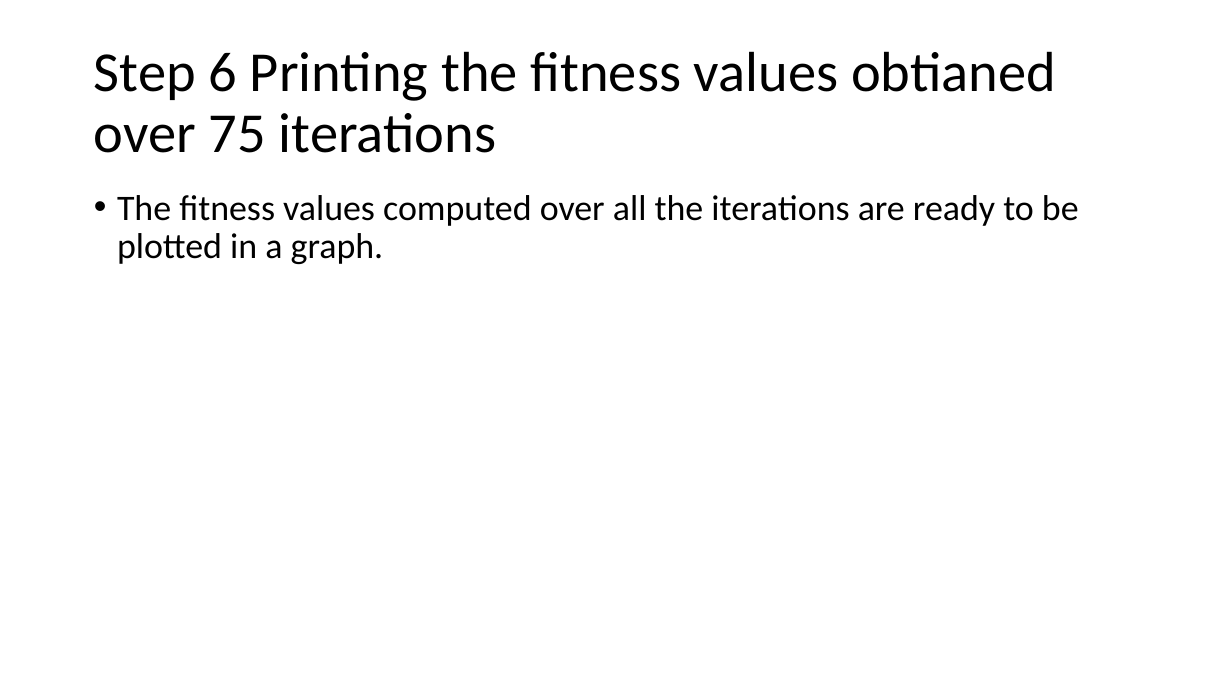
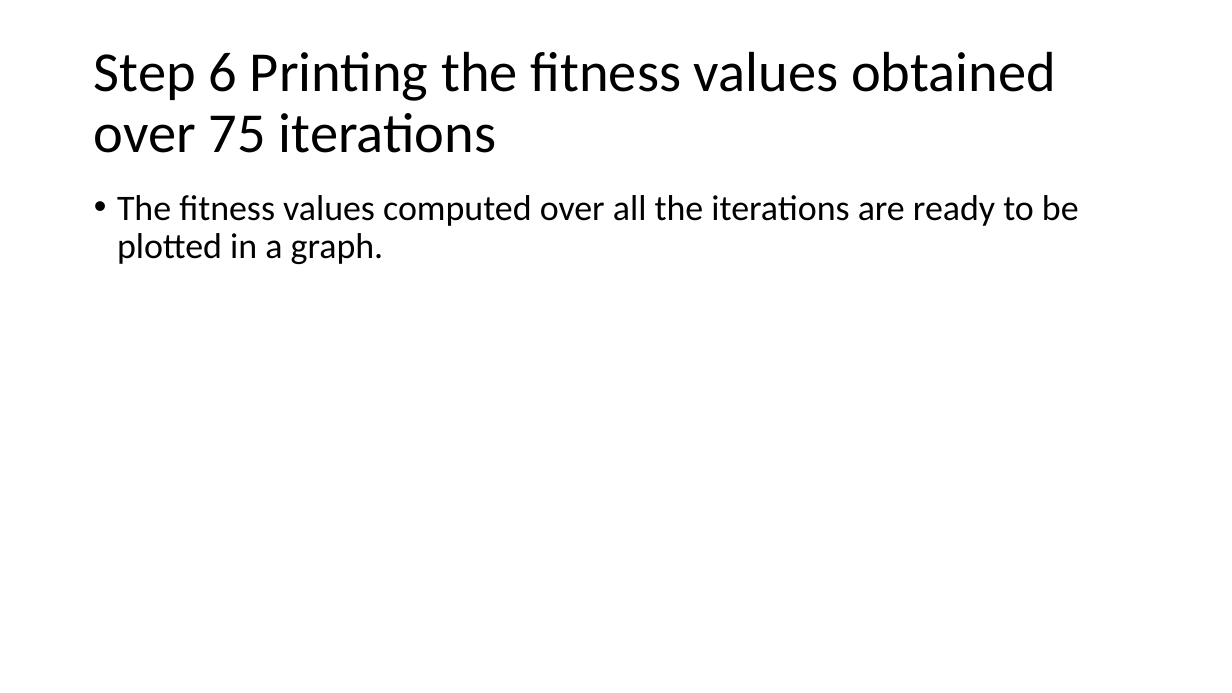
Before and after one commit to rpspran/Polymer_Sequence_Design, a slide deck: slide 10 of Readme.pptx (slide 8 before the commit). Drawn at 1232x693 pixels with LibreOffice and Linux fonts; fonts in the diff are those of the drawing. Boxes give left, top, right and bottom in pixels: in the first picture for what was removed or moved away, otherwise in the second. Text is boxed around its words. In the diff, an @@ line names an element or a change of style, - is before the commit and + after.

```diff
--- a/Readme.pptx
+++ b/Readme.pptx
@@ title at (x1=94, y1=51, x2=1056, y2=153): text changed @@
-Step 6 Printing the fitness values obtianed over 75 iterations
+Step 6 Printing the fitness values obtained over 75 iterations
```
Also in this commit, not shown: 2 slides added.
